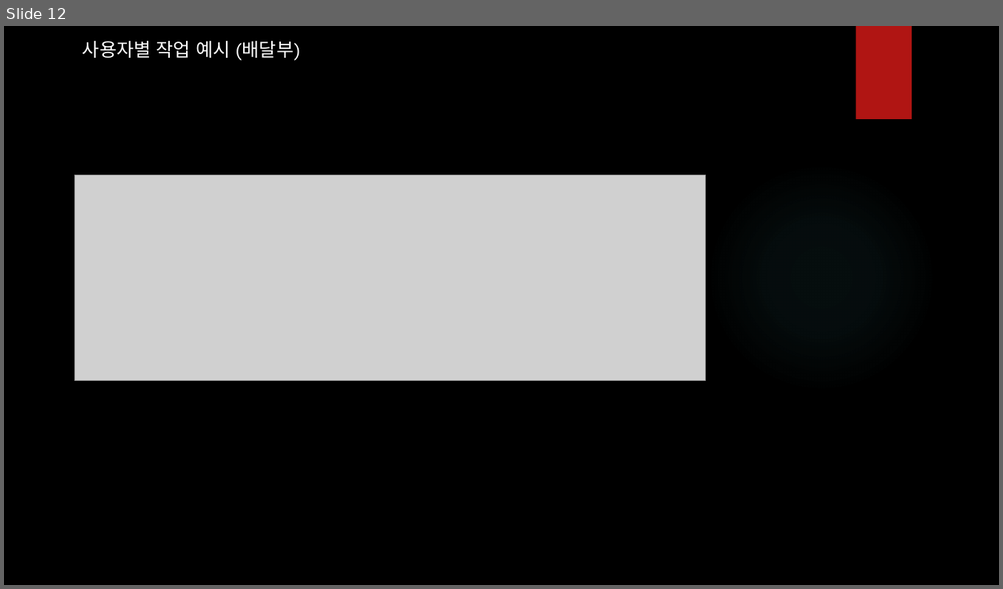
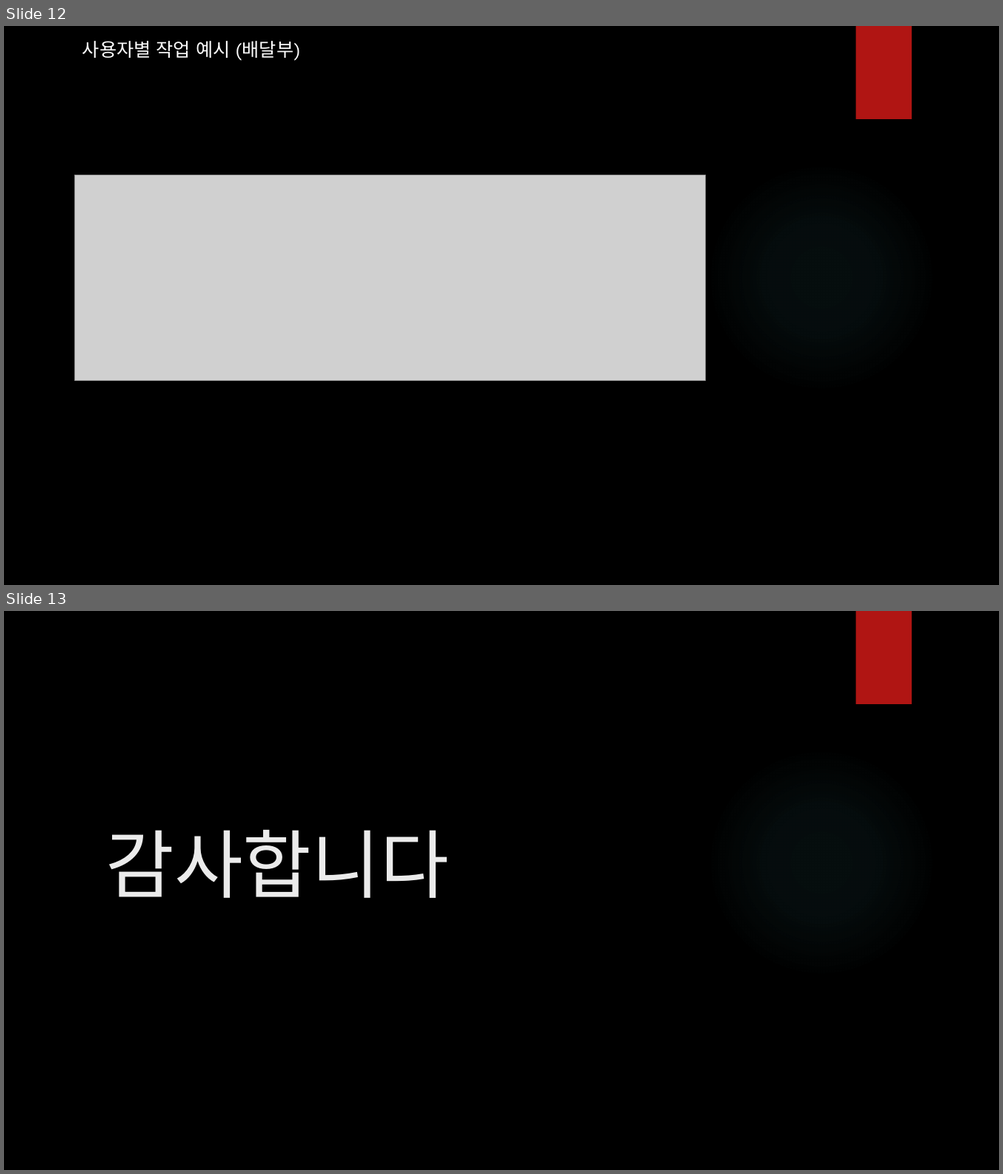
Before and after one commit to ElePhantNa/db202002, a slide deck: term project 3/데이터베이스 발표.pptx. Shown one above the other, each under a label of ours: slide 12 before the commit, slides 12 and 13 after it. The pictures are 1003x589 and 1003x1174 pixels, drawn with LibreOffice and Linux fonts; fonts in the diff are those of the drawing; grey boxes stand for pictures; background and template pictures are left out. Boxes give left, top, right and bottom in pixels: in the first picture for what was removed or moved away, otherwise in the second. Text is boxed around its words. In the diff, an @@ line names an element or a change of style, - is before the commit and + after.

```diff
--- a/term project 3/데이터베이스 발표.pptx
+++ b/term project 3/데이터베이스 발표.pptx
@@ slide 13 added at bbox=[4, 611, 999, 1170], background picture (left out); not listed: 2 template elements that a slide beside it also shows @@
@@ title added at bbox=[105, 830, 449, 898], 72 pt, text #EBEBEB @@
+감사합니다
```
